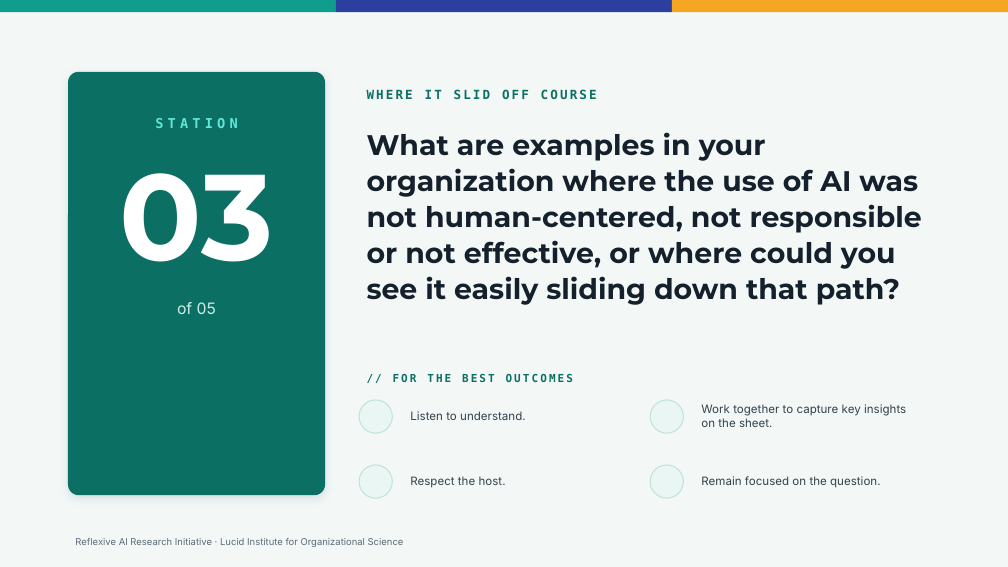
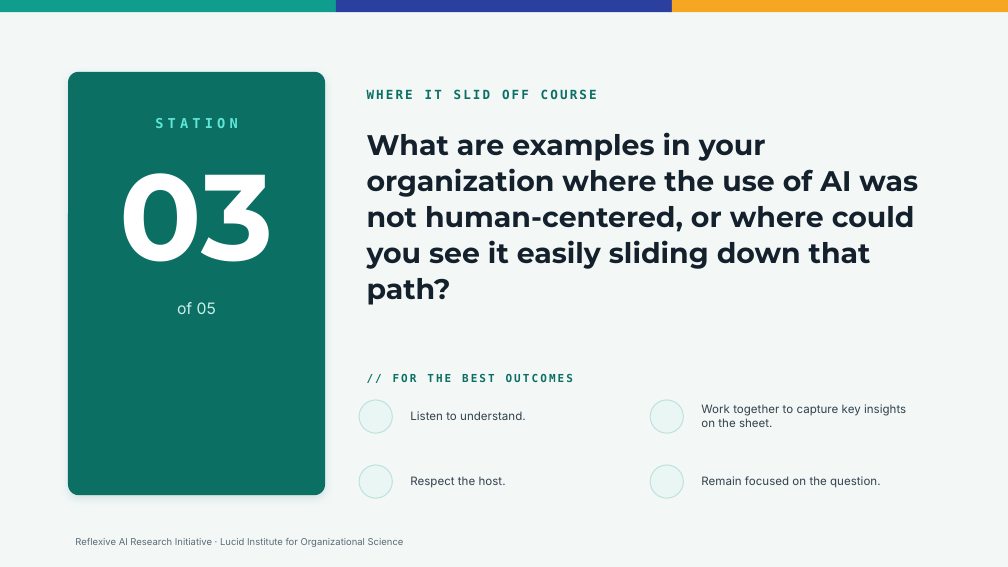
Before and after one commit to LucidInstitute/Reflexive-AI-Initiative, a slide deck: slide 4 of World Cafe Facilitation Guide/Station Topics.pptx. Drawn at 1008x567 pixels with LibreOffice and Linux fonts; fonts in the diff are those of the drawing; background and template pictures are left out. Boxes give left, top, right and bottom in pixels: in the first picture for what was removed or moved away, otherwise in the second. Text is boxed around its words. In the diff, an @@ line names an element or a change of style, - is before the commit and + after.

Commit message:
station topics now human-centered (and sometimes responsible), but not effective. this avoids too many concepts

```diff
--- a/World Cafe Facilitation Guide/Station Topics.pptx
+++ b/World Cafe Facilitation Guide/Station Topics.pptx
@@ text at [367,132,918,305]: text changed @@
-What are examples in your organization where the use of AI was not human-centered, not responsible or not effective, or where could you see it easily sliding down that path?
+What are examples in your organization where the use of AI was not human-centered, or where could you see it easily sliding down that path?
```
Also in this commit, not shown: 1 other slide changed, 2 other files.
